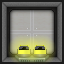
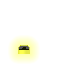
Layered file, before and after one edit (64 × 64). Changes by layer:
hid "Ebene 5 Kopie" over [8, 35, 56, 64]
showed "Ebene 5" over [8, 35, 40, 64]
hid group "Base" (4 layers) over [0, 0, 64, 64]
